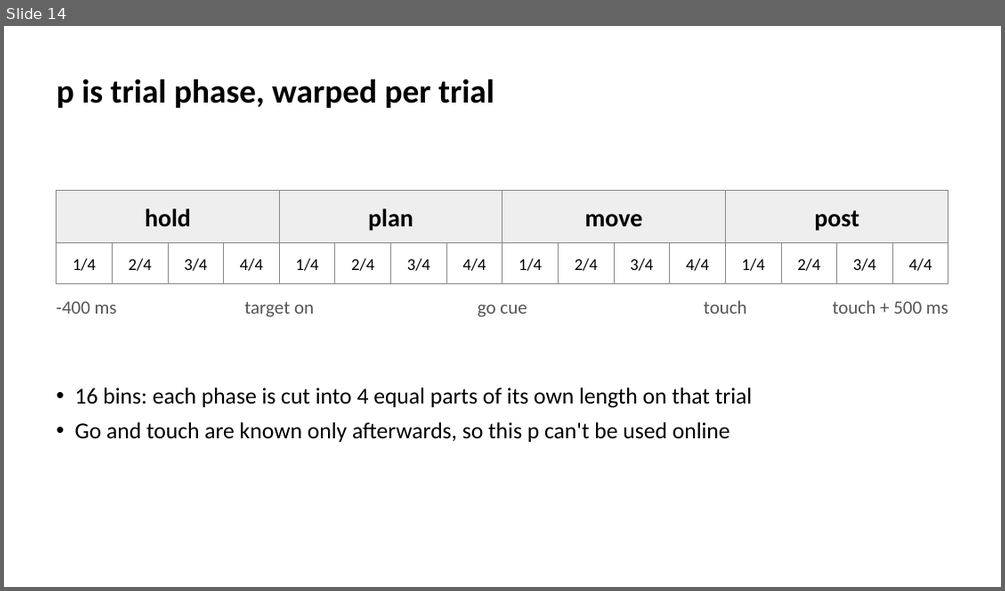
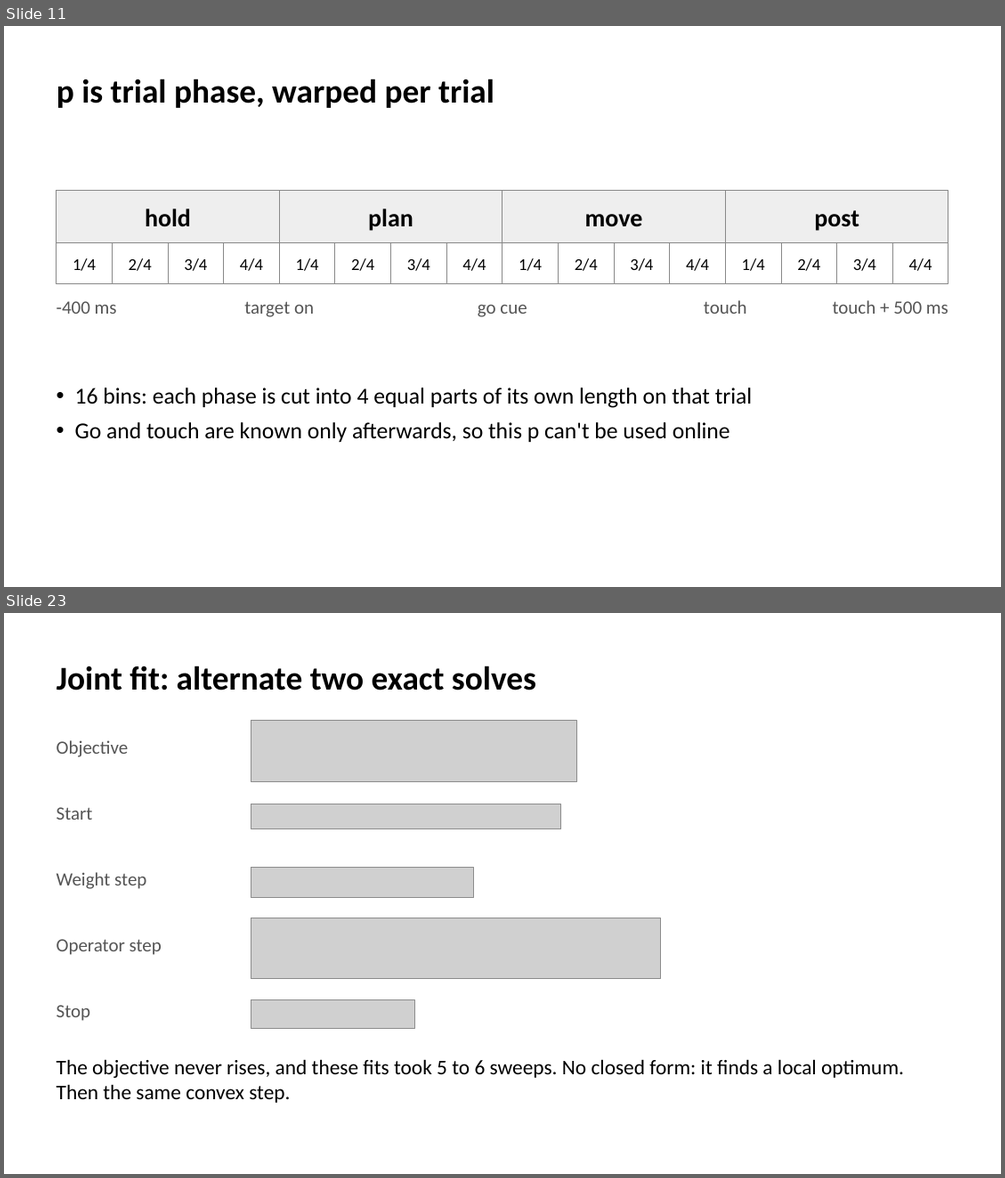
Before and after one commit to smartadi/tpgdar, a slide deck: TP-GDAR_IOS_Reach.pptx. Shown one above the other, each under a label of ours: slide 14 before the commit, slides 11 and 23 after it; the slides between them are not shown. The pictures are 1005x591 and 1005x1178 pixels, drawn with LibreOffice and Linux fonts; fonts in the diff are those of the drawing; grey boxes stand for pictures. Boxes give left, top, right and bottom in pixels: in the first picture for what was removed or moved away, otherwise in the second. Text is boxed around its words. In the diff, an @@ line names an element or a change of style, - is before the commit and + after.

```diff
--- a/TP-GDAR_IOS_Reach.pptx
+++ b/TP-GDAR_IOS_Reach.pptx
@@ slide 23 added at (4, 613, 1001, 1174), background #FFFFFF @@
@@ title added at (57, 666, 536, 690), 32 pt, text #000000, bold @@
+Joint fit: alternate two exact solves
@@ text added at (57, 740, 129, 757), 18 pt, text #555555 @@
+Objective
@@ picture added at (251, 720, 577, 781) @@
@@ text added at (57, 807, 93, 819), 18 pt, text #555555 @@
+Start
@@ picture added at (251, 803, 561, 828) @@
@@ text added at (57, 872, 146, 889), 18 pt, text #555555 @@
+Weight step
@@ picture added at (251, 868, 473, 897) @@
@@ picture added at (251, 917, 661, 978) @@
@@ text added at (57, 939, 162, 955), 18 pt, text #555555 @@
+Operator step
@@ text added at (57, 1005, 91, 1021), 18 pt, text #555555 @@
+Stop
@@ picture added at (251, 999, 414, 1028) @@
@@ text added at (57, 1059, 904, 1103), 20 pt, text #000000 @@
+The objective never rises, and these fits took 5 to 6 sweeps. No closed form: it finds a local optimum. Then the same convex step.
@@ what was slide 14 is now slide 11 @@
```
Also in this commit, not shown: 13 slides changed, 16 other slides added, 7 slides removed, 6 other files.
